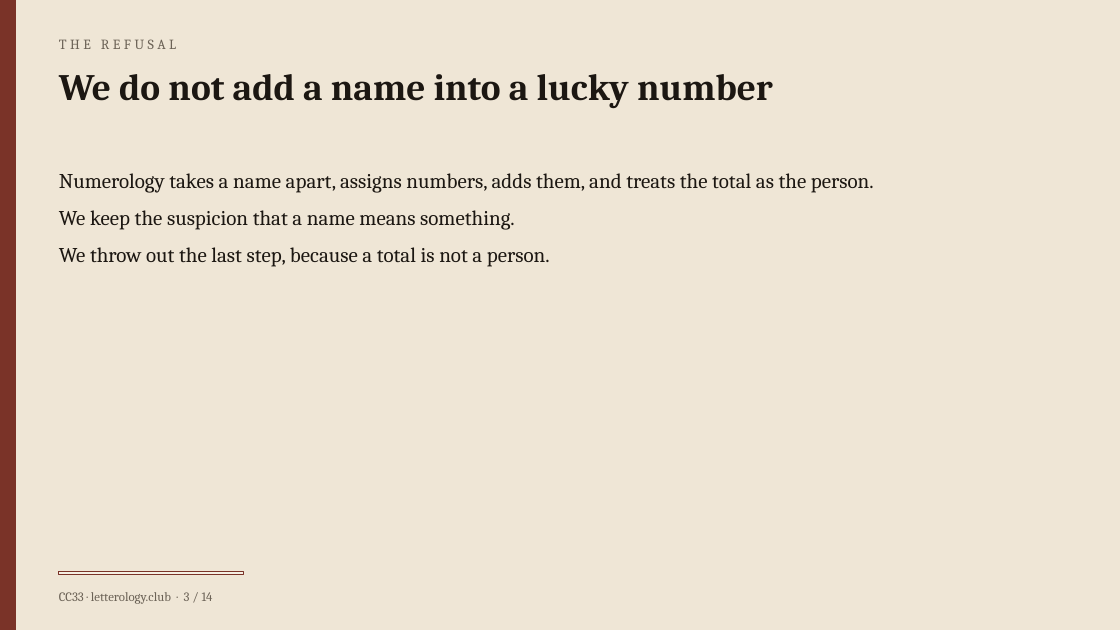
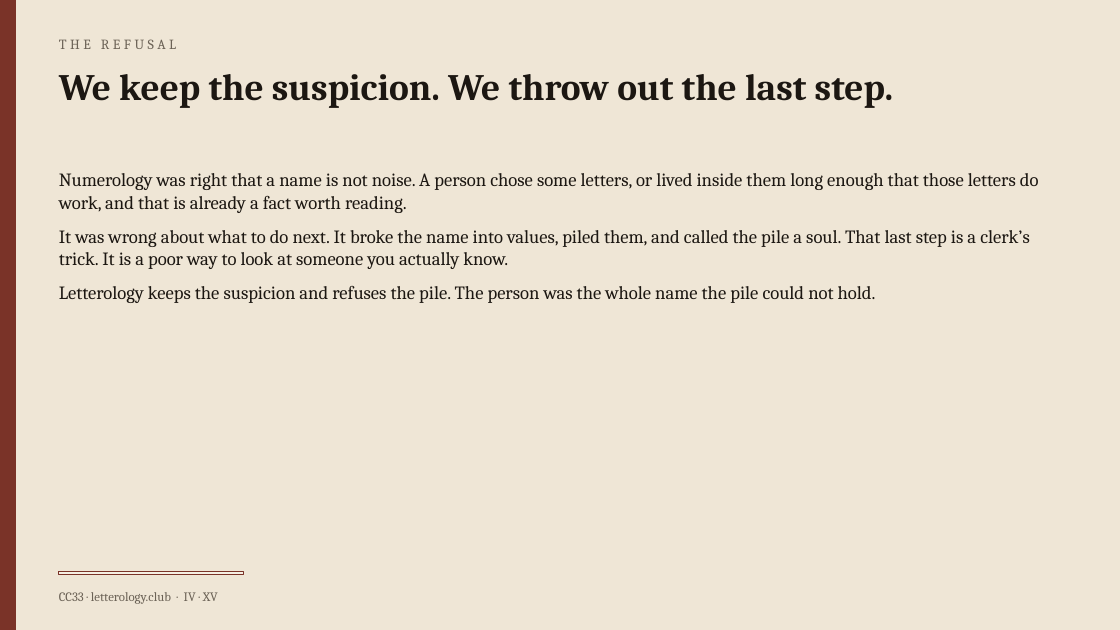
Before and after one commit to ImperialDave/Letterology-Calculator, a slide deck: slide 4 of public/brief.pptx (slide 3 before the commit). Drawn at 1120x630 pixels with LibreOffice and Linux fonts; fonts in the diff are those of the drawing. Boxes give left, top, right and bottom in pixels: in the first picture for what was removed or moved away, otherwise in the second. Text is boxed around its words. In the diff, an @@ line names an element or a change of style, - is before the commit and + after.

Commit message:
Grade the portrait A+ to F and rebuild the quiz as a fifty-item inventory.
The Brief writes quantities as Romans and says what a Letter brain is. The test shuffles sides, scores ten aspects on their own, and keeps the Letter-brain mark separate from the seats.

```diff
--- a/public/brief.pptx
+++ b/public/brief.pptx
@@ text at [59,74,893,108]: text changed @@
-We do not add a name into a lucky number
+We keep the suspicion. We throw out the last step.
@@ text at [59,173,1039,303]: text changed; size 18 to 16 pt @@
-Numerology takes a name apart, assigns numbers, adds them, and treats the total as the person.
-We keep the suspicion that a name means something.
-We throw out the last step, because a total is not a person.
+Numerology was right that a name is not noise. A person chose some letters, or lived inside them long enough that those letters do work, and that is already a fact worth reading.
+It was wrong about what to do next. It broke the name into values, piled them, and called the pile a soul. That last step is a clerk’s trick. It is a poor way to look at someone you actually know.
+Letterology keeps the suspicion and refuses the pile. The person was the whole name the pile could not hold.
@@ text at [59,592,218,604]: text changed @@
-CC33 · letterology.club · 3 / 14
+CC33 · letterology.club · IV · XV
```
Also in this commit, not shown: 13 other slides changed, 1 slide added, 15 other files.
